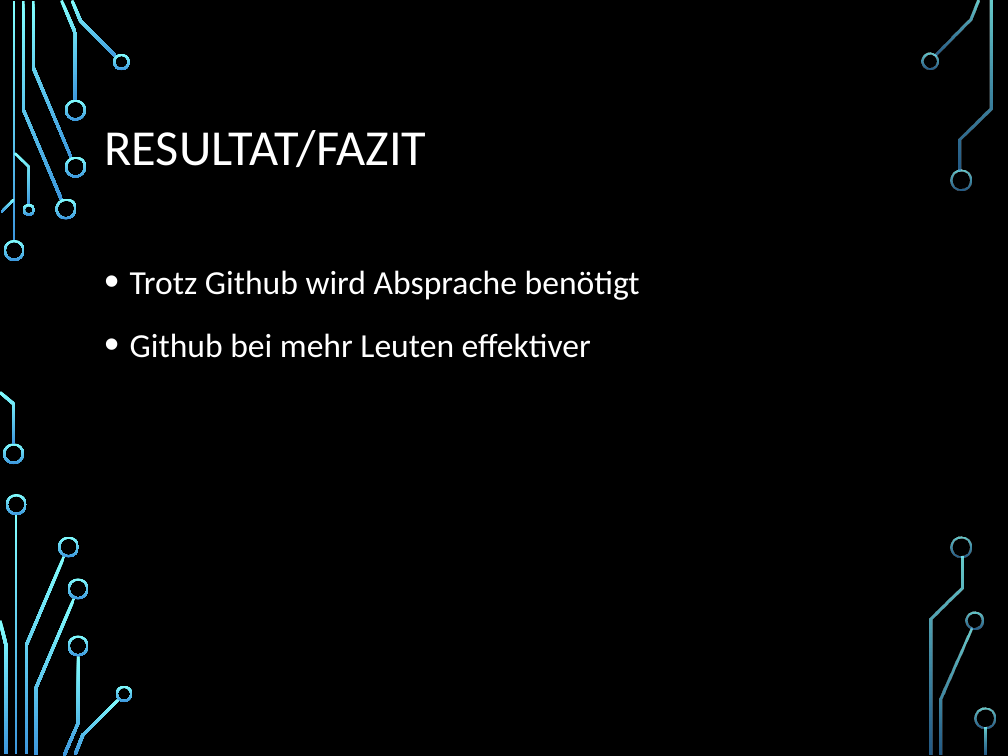
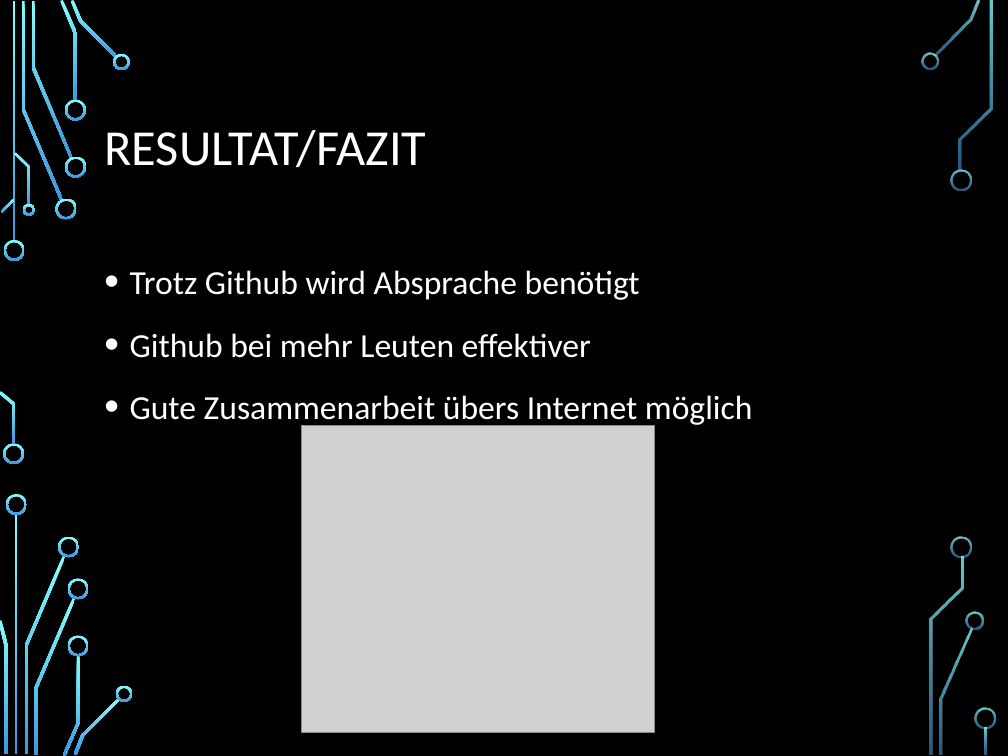
Before and after one commit to SanctumDesert/ZitateSammler, a slide deck: slide 15 of Zitatesammlung.pptx. Drawn at 1008x756 pixels with LibreOffice and Linux fonts; fonts in the diff are those of the drawing; grey boxes stand for pictures; background and template pictures are left out. Boxes give left, top, right and bottom in pixels: in the first picture for what was removed or moved away, otherwise in the second. Text is boxed around its words. In the diff, an @@ line names an element or a change of style, - is before the commit and + after.

```diff
--- a/Zitatesammlung.pptx
+++ b/Zitatesammlung.pptx
@@ text at <box>130,395,753,427</box>: paragraph added @@
+• Gute Zusammenarbeit übers Internet möglich
@@ picture added at <box>301,425,655,732</box> @@
```
Also in this commit, not shown: 3 other slides changed, 1 slide added, 1 slide removed.
